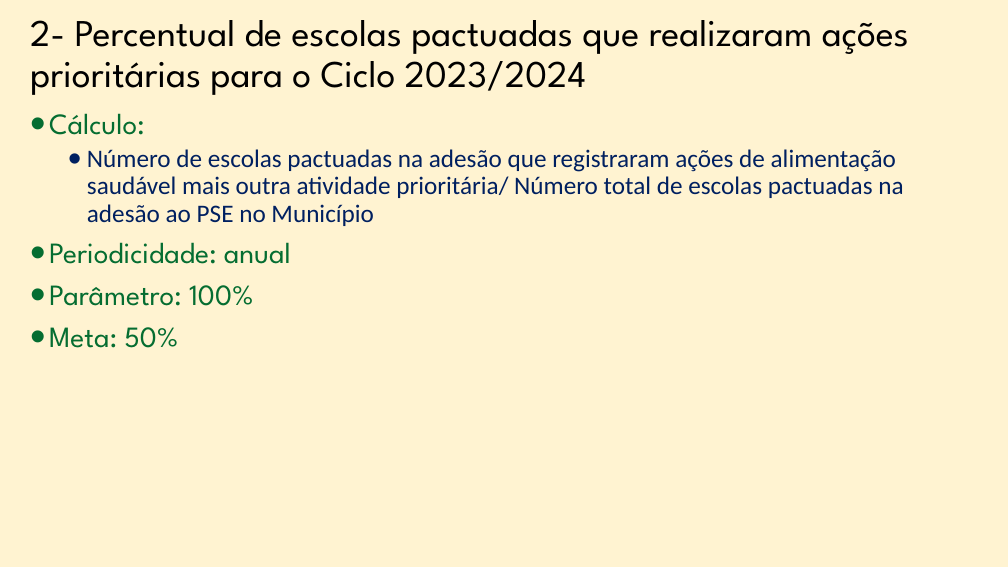
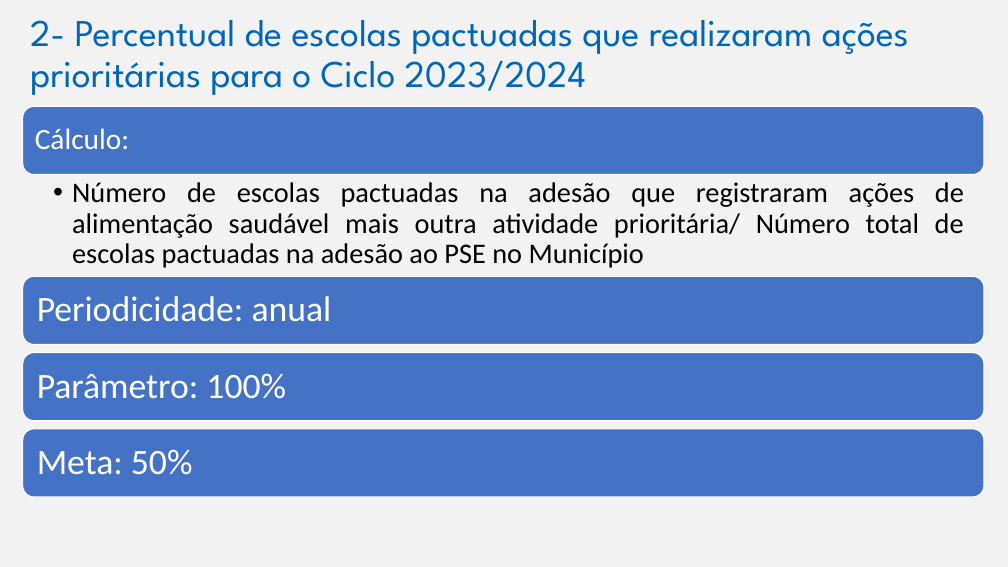
Before and after one commit to marfontenele2/MeusCursos, a slide deck: slide 12 of PSE.pptx (slide 8 before the commit). Drawn at 1008x567 pixels with LibreOffice and Linux fonts; fonts in the diff are those of the drawing; background and template pictures are left out. Boxes give left, top, right and bottom in pixels: in the first picture for what was removed or moved away, otherwise in the second. Text is boxed around its words. In the diff, an @@ line names an element or a change of style, - is before the commit and + after.

```diff
--- a/PSE.pptx
+++ b/PSE.pptx
@@ background #FFC000 at 18% opacity to #F2F2F2 @@
@@ title "2- Percentual de escolas pactuadas ..." at box(30, 20, 909, 95): text colour #000000 to #0066B9 @@
@@ text at box(49, 113, 145, 135): paragraph removed @@
-• Cálculo:
@@ text "Número de escolas pactuadas na ...": place and size @@
-text "Número de escolas pactuadas na ..." at box(49, 113, 903, 348)
+text "Número de escolas pactuadas na ..." at box(72, 182, 964, 268)
@@ text "Número de escolas pactuadas na ..." at box(72, 182, 964, 268): size 24 to 27 pt, text colour #002060 to #000000; alignment left to justified; indent changed @@
@@ text at box(49, 242, 291, 348): paragraphs removed @@
-• Periodicidade: anual
-• Parâmetro: 100%
-• Meta: 50%
@@ group added at box(23, 107, 985, 497): 4 rounded rectangles, 4 texts @@
+Cálculo:
+Periodicidade: anual
+Parâmetro: 100%
+Meta: 50%
```
Also in this commit, not shown: 20 other slides changed, 2 slides added, 1 slide removed, 1 other file.
